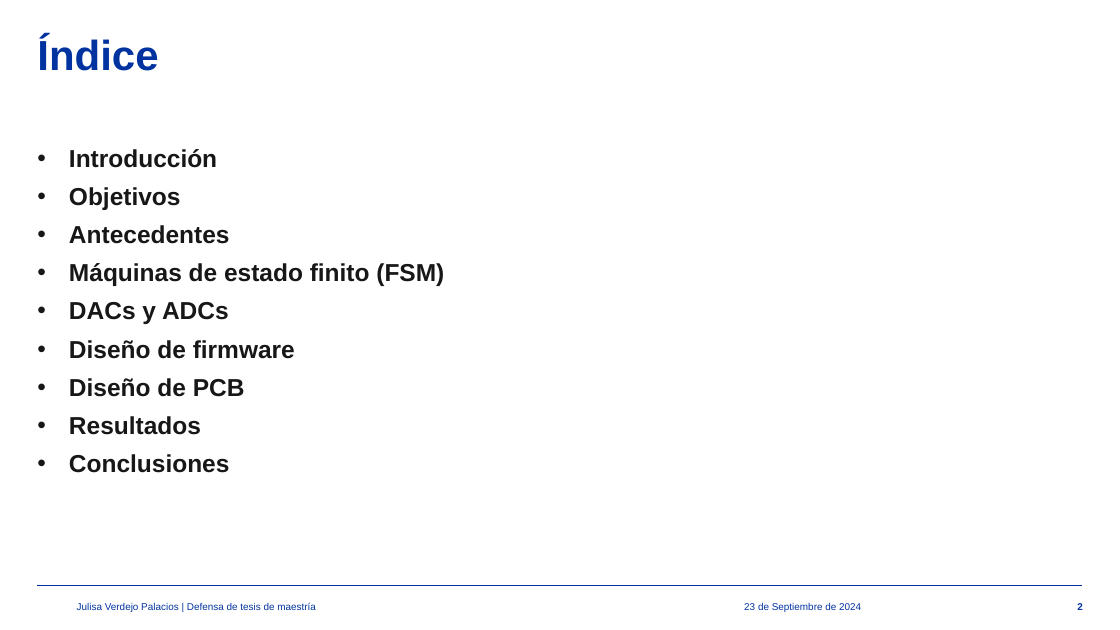
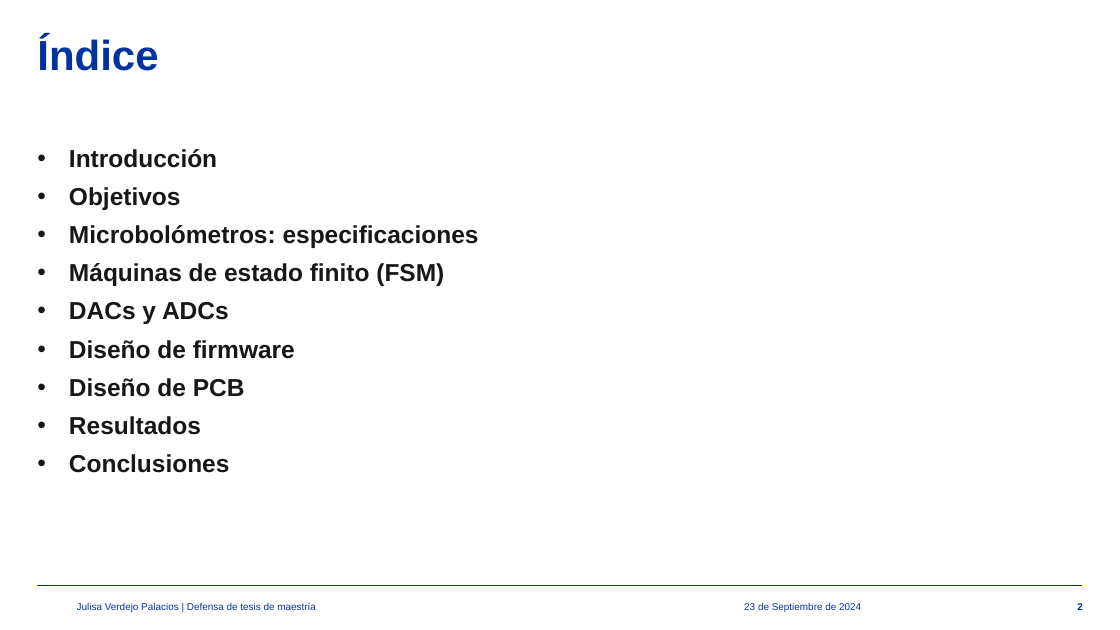
Before and after one commit to julisaverdejo/tesis_maestria, a slide deck: slide 2 of presentacion/presentacion_maestria.pptx. Drawn at 1120x630 pixels with LibreOffice and Linux fonts; fonts in the diff are those of the drawing; background and template pictures are left out. Boxes give left, top, right and bottom in pixels: in the first picture for what was removed or moved away, otherwise in the second. Text is boxed around its words. In the diff, an @@ line names an element or a change of style, - is before the commit and + after.

```diff
--- a/presentacion/presentacion_maestria.pptx
+++ b/presentacion/presentacion_maestria.pptx
@@ text at (69,225,479,248): text changed @@
-• Antecedentes
+• Microbolómetros: especificaciones
```
Also in this commit, not shown: 9 other slides changed, 8 slides added, 13 slides removed, 10 other files.
